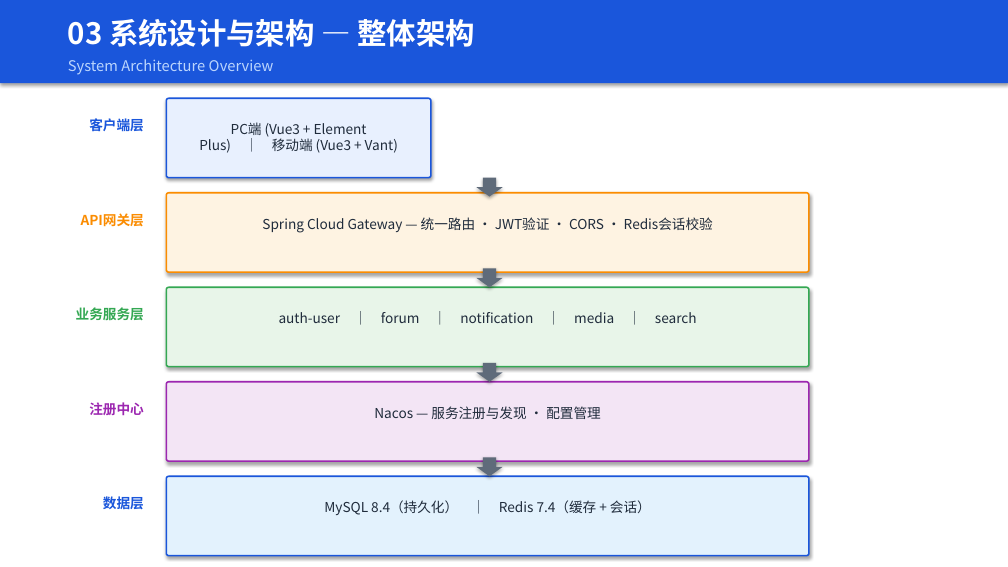
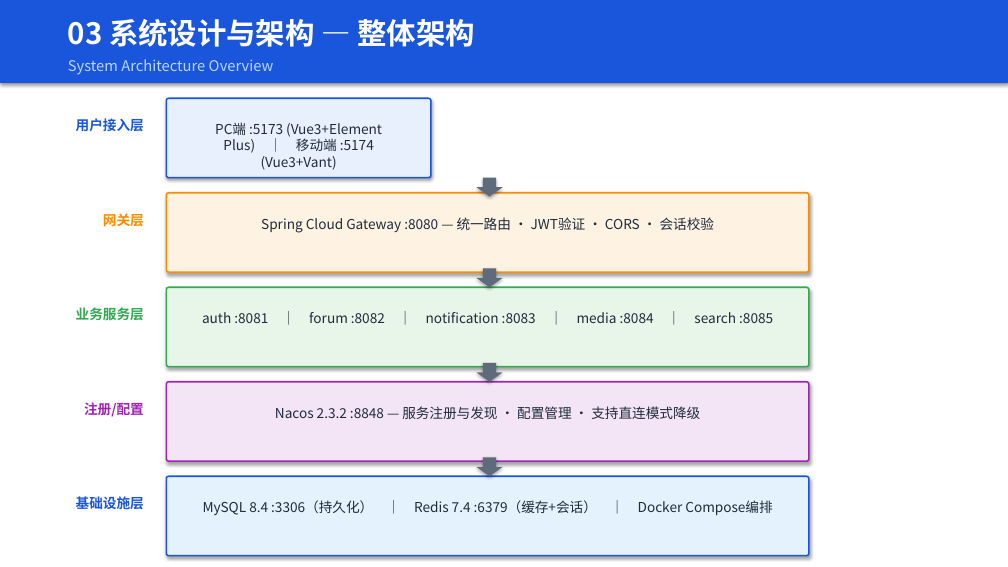
Before and after one commit to Wkjlovec/graduation_project_zhuang, a slide deck: slide 7 of docs/毕业答辩PPT.pptx (slide 5 before the commit). Drawn at 1008x567 pixels with LibreOffice and Linux fonts; fonts in the diff are those of the drawing. Boxes give left, top, right and bottom in pixels: in the first picture for what was removed or moved away, otherwise in the second. Text is boxed around its words. In the diff, an @@ line names an element or a change of style, - is before the commit and + after.

```diff
--- a/docs/毕业答辩PPT.pptx
+++ b/docs/毕业答辩PPT.pptx
@@ text at (x1=76, y1=118, x2=144, y2=132): text changed @@
-客户端层
+用户接入层
@@ text at (x1=215, y1=122, x2=382, y2=170): text changed @@
-PC端 (Vue3 + Element Plus) ｜ 移动端 (Vue3 + Vant)
+PC端 :5173 (Vue3+Element Plus) ｜ 移动端 :5174 (Vue3+Vant)
@@ text at (x1=103, y1=211, x2=144, y2=229): text changed @@
-API网关层
+网关层
@@ text at (x1=261, y1=217, x2=714, y2=233): text changed @@
-Spring Cloud Gateway — 统一路由 · JWT验证 · CORS · Redis会话校验
+Spring Cloud Gateway :8080 — 统一路由 · JWT验证 · CORS · 会话校验
@@ text at (x1=202, y1=312, x2=773, y2=323): text changed @@
-auth-user ｜ forum ｜ notification ｜ media ｜ search
+auth :8081 ｜ forum :8082 ｜ notification :8083 ｜ media :8084 ｜ search :8085
@@ text at (x1=84, y1=402, x2=144, y2=417): text changed @@
-注册中心
+注册/配置
@@ text at (x1=275, y1=406, x2=700, y2=419): text changed @@
-Nacos — 服务注册与发现 · 配置管理
+Nacos 2.3.2 :8848 — 服务注册与发现 · 配置管理 · 支持直连模式降级
@@ text at (x1=76, y1=495, x2=144, y2=513): text changed @@
-数据层
+基础设施层
@@ text at (x1=203, y1=500, x2=772, y2=515): text changed @@
-MySQL 8.4（持久化） ｜ Redis 7.4（缓存 + 会话）
+MySQL 8.4 :3306（持久化） ｜ Redis 7.4 :6379（缓存+会话） ｜ Docker Compose编排
```
Also in this commit, not shown: 7 other slides changed, 2 slides added, 1 other file.
